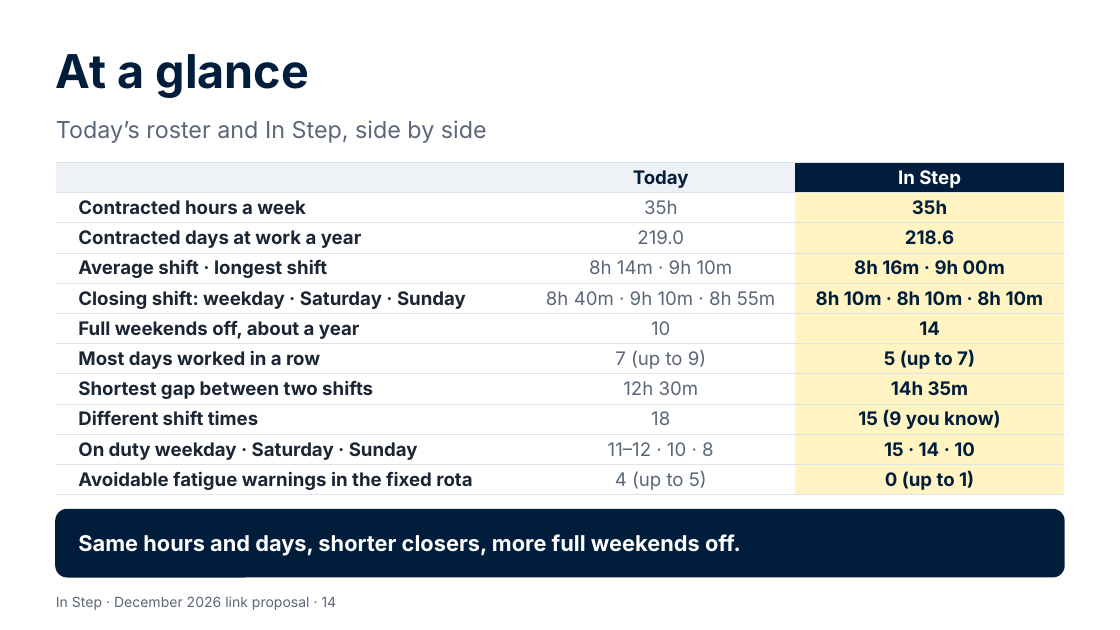
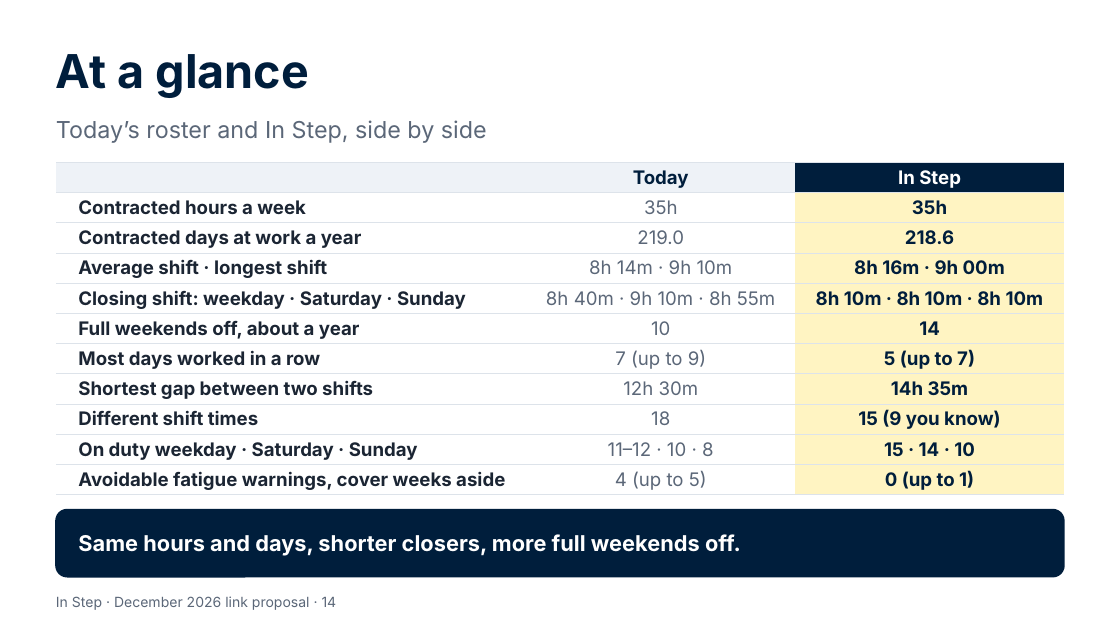
Before and after one commit to Garethdavidmiller/roster-app, a slide deck: slide 14 of docs/links-26/presentations/In-Step-for-colleagues.pptx. Drawn at 1120x630 pixels with LibreOffice and Linux fonts; fonts in the diff are those of the drawing. Boxes give left, top, right and bottom in pixels: in the first picture for what was removed or moved away, otherwise in the second. Text is boxed around its words. In the diff, an @@ line names an element or a change of style, - is before the commit and + after.

```diff
--- a/docs/links-26/presentations/In-Step-for-colleagues.pptx
+++ b/docs/links-26/presentations/In-Step-for-colleagues.pptx
@@ table at (56,162,1064,494) @@
-row 11, column 1: Avoidable fatigue warnings in the fixed rota
+row 11, column 1: Avoidable fatigue warnings, cover weeks aside
```
Also in this commit, not shown: 3 other slides changed, 9 other files.
